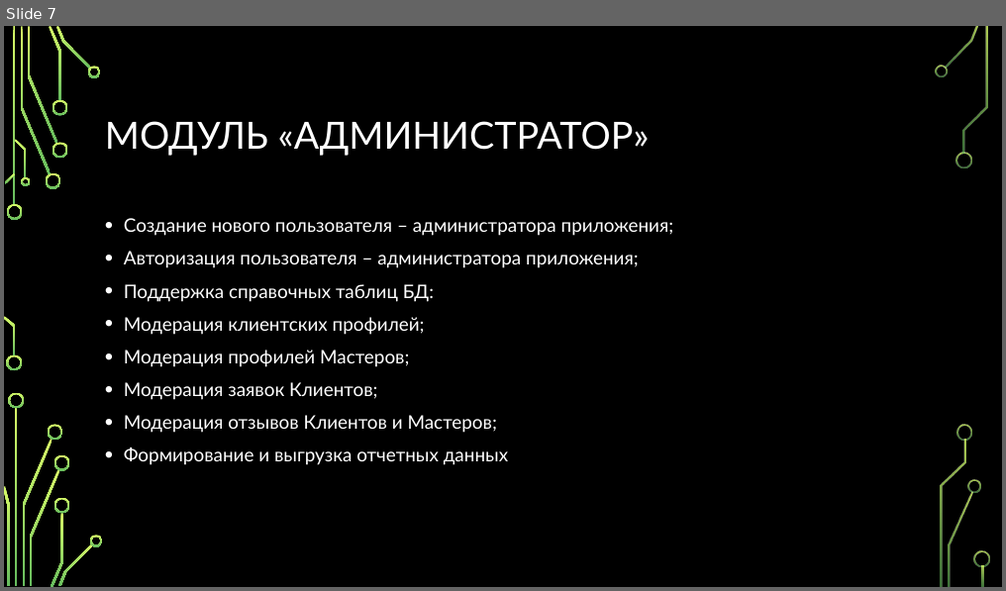
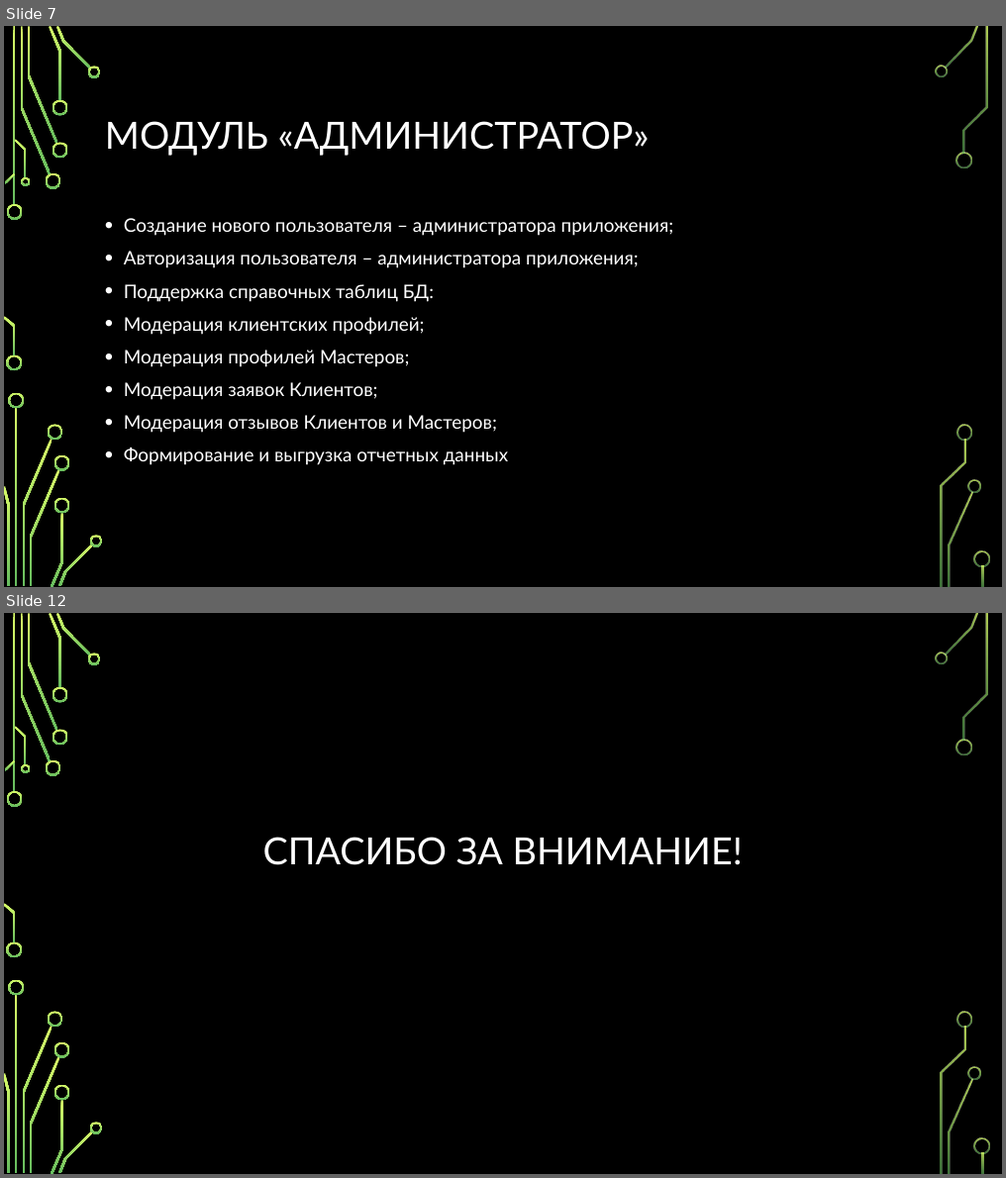
Before and after one commit to tischenko-dmitriy/grooming-salon, a slide deck: documentation/grooming-salon.pptx. Shown one above the other, each under a label of ours: slide 7 before the commit, slides 7 and 12 after it; the slides between them are not shown. The pictures are 1006x591 and 1006x1178 pixels, drawn with LibreOffice and Linux fonts; fonts in the diff are those of the drawing; background and template pictures are left out. Boxes give left, top, right and bottom in pixels: in the first picture for what was removed or moved away, otherwise in the second. Text is boxed around its words. In the diff, an @@ line names an element or a change of style, - is before the commit and + after.

```diff
--- a/documentation/grooming-salon.pptx
+++ b/documentation/grooming-salon.pptx
@@ slide 12 added at bbox=[4, 613, 1002, 1174], background picture (left out); not listed: 36 template elements that a slide beside it also shows @@
@@ title added at bbox=[263, 837, 743, 865], 36 pt, text #FFFFFF @@
+СПАСИБО ЗА ВНИМАНИЕ!
```
Also in this commit, not shown: 5 slides changed, 3 other slides added, 1 slide removed, 3 other files.
